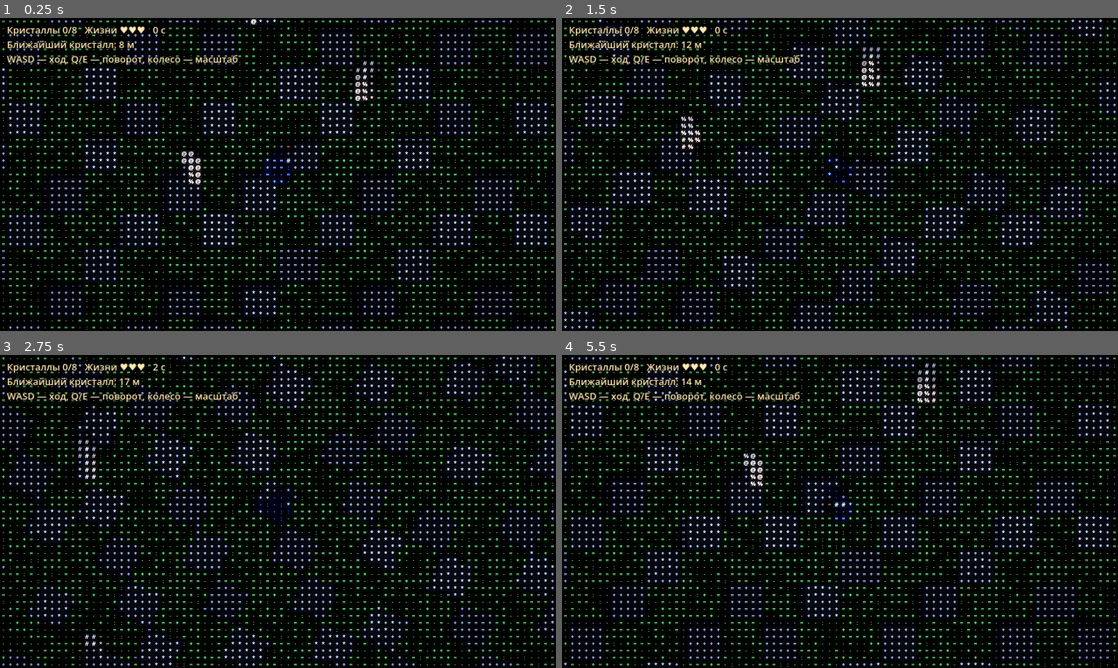
Above: before the commit, frames 1-4 (two rows, left to right).
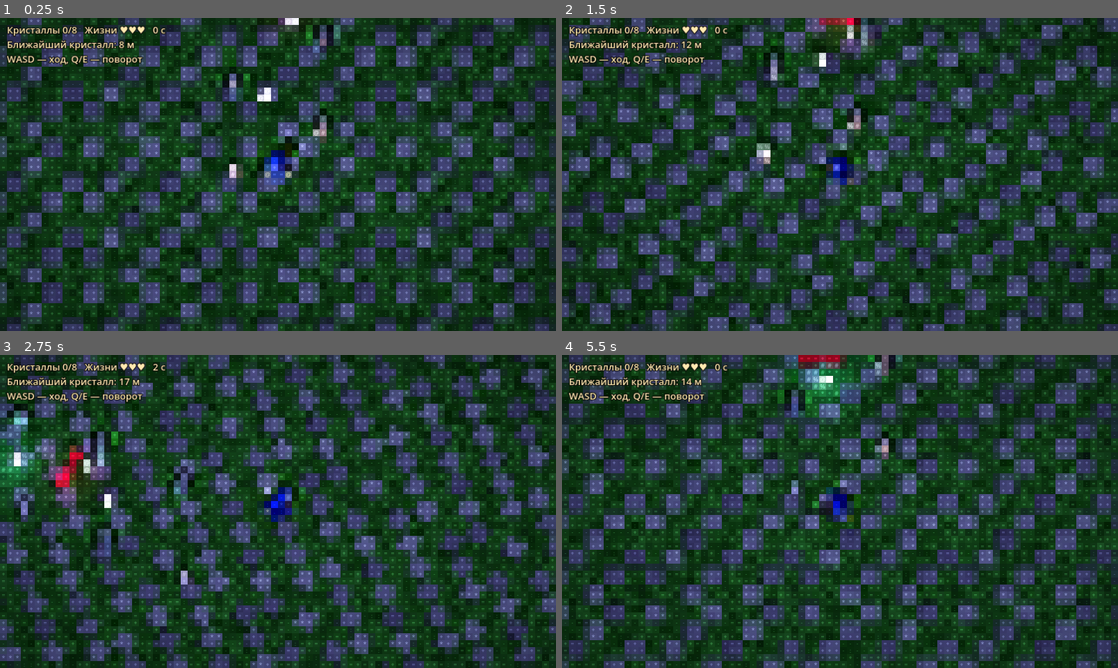
Above: after the commit, the same moments.

Repository: arteick/proxy-test
Game: Godot game, scene res://main.tscn
The game is run twice, just before and just after one commit, with the same random seed, the same clock (stepped at 60 frames per second) and the same inputs.
Inputs (mouse positions are in pixels of both pictures, inside the frame that each line leads up to):
- Up to frame 1 (0.25 s): no input
- Up to frame 2 (1.5 s): tap Enter at 0.5 s; move the mouse to (962, 158) at 0.52 s; hold D 0.53-1.28 s; tap R at 0.6 s; click (962, 158) at 0.67 s; move the mouse to (728, 190) at 1.27 s; hold S from 1.28 s (still down); tap Q at 1.35 s; click (728, 190) at 1.42 s
- Up to frame 3 (2.75 s): move the mouse to (333, 442) at 2.02 s; release S at 2.03 s; hold D from 2.03 s (still down); hold E from 2.03 s (still down); click (333, 442) at 2.17 s
- Up to frame 4 (5.5 s): move the mouse to (812, 574) at 2.77 s; release D at 2.78 s; release E at 2.78 s; hold W 2.78-3.53 s; tap R at 2.85, 5.1 s; click (812, 574) at 2.92 s; move the mouse to (1006, 558) at 3.52 s; hold Q 3.53-4.28 s; hold A 3.53-5.03 s; click (1006, 558) at 3.67 s; move the mouse to (673, 464) at 4.27 s; tap E at 4.35 s; click (673, 464) at 4.42 s; move the mouse to (867, 511) at 5.02 s; hold S from 5.03 s (still down); click (867, 511) at 5.17 s

The runs differ from the first frame. In frame 1, 96% of the frame differs, in the area x 0-100%, y 0-100%; in frame 2, 96%; in frame 3, 96%; in frame 4, 97%.

Commit message:
Чат: фиксированная камера без зума
Co-Authored-By: Claude Sonnet 5.5 <noreply@anthropic.com>
Claude-Session: https://claude.ai/code/session_01VdHYzZcbiHg7nuoEiCHbKn

Diff:
--- a/godot/scripts/hud.gd
+++ b/godot/scripts/hud.gd
@@ -12,7 +12,7 @@
 	for c in game.crystals:
 		best = minf(best, c.distance_to(Vector2(hero.x, hero.z)))
 	line += "\nБлижайший кристалл: %d м" % int(best)
-	return line + "\nWASD — ход, Q/E — поворот, колесо — масштаб"
+	return line + "\nWASD — ход, Q/E — поворот"
 
 static func make_label() -> Label:
 	var l := Label.new()
--- a/godot/scripts/move.gd
+++ b/godot/scripts/move.gd
@@ -33,6 +33,7 @@
 const ORTHO_SIZE := 16.0  # высота кадра в метрах при zoom = 1
 const ZOOM_MIN := 0.5
 const ZOOM_MAX := 3.5
+const ZOOM_FIXED := 2.0  # фиксированный масштаб: середина между ZOOM_MIN и ZOOM_MAX
 static func top_down_cam(base: Vector3, yaw: float, _zoom: float = 1.0) -> Vector3:
 	return base + Vector3(0, 0, TOP_DIST).rotated(Vector3.RIGHT, -TOP_PITCH).rotated(Vector3.UP, yaw)
 
--- a/godot/scripts/world.gd
+++ b/godot/scripts/world.gd
@@ -22,7 +22,7 @@
 var light := Lighting.new()
 var hero := Hero.new()
 var pitch := Move.TOP_PITCH
-var zoom := 1.0
+var zoom := Move.ZOOM_FIXED
 var t := 0.0
 var game: Game
 var crystal_nodes: Array = []
@@ -74,12 +74,6 @@
 	mi.material_override = mat
 	mi.extra_cull_margin = 16384.0
 	cam.add_child(mi)
-
-func _input(e: InputEvent) -> void:
-	# вид сверху: наклон фиксирован, мышь камеру не крутит; колесо — масштаб
-	if e is InputEventMouseButton and e.pressed:
-		if e.button_index == MOUSE_BUTTON_WHEEL_DOWN: zoom = minf(Move.ZOOM_MAX, zoom * 1.08)
-		if e.button_index == MOUSE_BUTTON_WHEEL_UP: zoom = maxf(Move.ZOOM_MIN, zoom * 0.93)
 
 func _unhandled_key_input(e: InputEvent) -> void:
 	if e is InputEventKey and e.pressed and e.physical_keycode == KEY_R:
--- a/godot/tests/run.gd
+++ b/godot/tests/run.gd
@@ -33,6 +33,7 @@
 	check(Move.ortho_size(2.0) > Move.ortho_size(1.0) and Move.ortho_size(99.0) == Move.ORTHO_SIZE * Move.ZOOM_MAX, "камера: масштаб растёт и ограничен")
 	check(Move.marker_scale(1.0) == 1.0 and Move.marker_scale(Move.ZOOM_MAX) > 2.5, "значки: на дальнем масштабе крупнее")
 	check(Move.far_blend(1.0) == 0.0 and Move.far_blend(Move.ZOOM_MAX) == 1.0, "дальний вид: плоские цвета только вдали")
+	check(Move.ZOOM_FIXED == (Move.ZOOM_MIN + Move.ZOOM_MAX) / 2.0, "камера: фиксированный масштаб — середина диапазона")
 	var lk := Move.look(0.0, 0.5, Vector2(100, 0), 0.01)
 	check(is_equal_approx(lk.x, -1.0) and is_equal_approx(lk.y, 0.5), "камера: мышь вправо поворачивает yaw")
 	check(is_equal_approx(Move.look(0.0, 0.5, Vector2(0, 1000), 0.01).y, Move.PITCH_MAX) and is_equal_approx(Move.look(0.0, 0.5, Vector2(0, -1000), 0.01).y, Move.PITCH_MIN), "камера: наклон ограничен")
Not shown, changed: docs/MEMORY.md
Not shown, changed: docs/PROGRESS.md
Not shown, added: docs/chat/20261026-030942-rnfy.md
